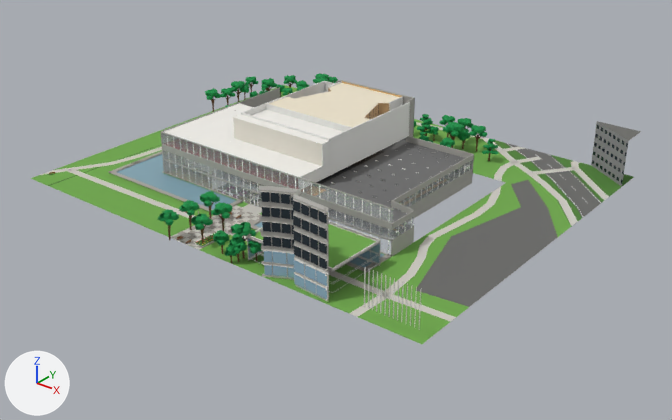
Before and after pictures for a commit that changed the FBX model unity/KatsushikaCampusDays/Assets/Models/Interiors/library.fbx.
Camera for both pictures: a 50 mm lens placed at (176.8, -179.2, 121.8), pointed at (10.3, 29.0, -7.3). Arrows for +X, +Y and +Z are at lower left; the lights stay in place. The older version comes first. Where no turn or scale is listed for an object, it has been applied to the vertices.

In view in the first picture: 'ext_library', 'ext_library_trees', 'furn_library_13_hallshell', 'wall_library' and 1 more.
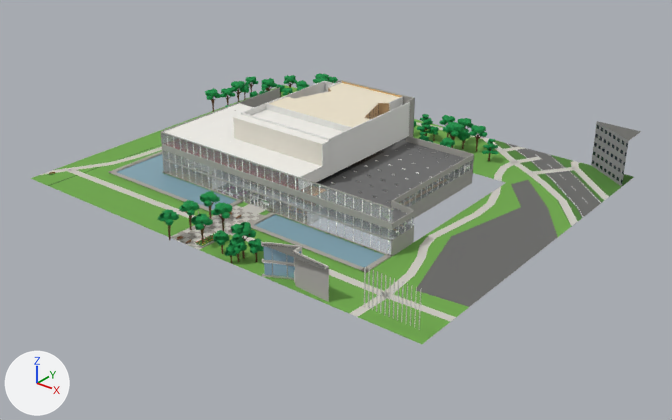
Location of each change, (x1, y1, x2, y2) in pixels of the pictures (672 x 420 px):
part 1 of me_ext_library, deleted
    before: (247, 190, 381, 300)
part 2 of me_ext_library, cut back
    before: (259, 186, 329, 302)
    after: (261, 242, 329, 278)

Diff of the bpy script that builds the scene:
```diff
--- a/unity/KatsushikaCampusDays/Assets/Models/Interiors/library.fbx.py
+++ b/unity/KatsushikaCampusDays/Assets/Models/Interiors/library.fbx.py
@@ me_ext_library @@
 # used by ob_ext_library; location = (0.0, 0.0, 0.0)
-me_ext_library.from_pydata(...)  # 3234 vertices, 1777 faces; spans x -72.0..80.0, y -26.0..97.0, z 0.0..26.0
+me_ext_library.from_pydata(...)  # 2218 vertices, 1257 faces; spans x -72.0..80.0, y -26.0..97.0, z 0.0..16.0
+# me_ext_library part 1: 83 loose pieces with 635 vertices, spanning x 21.0..51.0, y -26.0..-2.0, z 0.0..26.0, are deleted
+# me_ext_library part 2: 38 vertices moved from x 30.0..51.0, y -26.0..-21.0, z 1.0..12.0 to x 30.0..51.0, y -26.0..-21.0, z 1.0..10.0; 407 vertices removed from x 30.0..51.0, y -26.0..-21.0, z 1.0..26.0; 26 vertices added at x 30.0..51.0, y -26.0..-21.0, z 5.0..10.0
+# other edits to the shape of me_ext_library do not show in these pictures
 me_ext_library.materials.append(mat_bg_wall_4)
```
